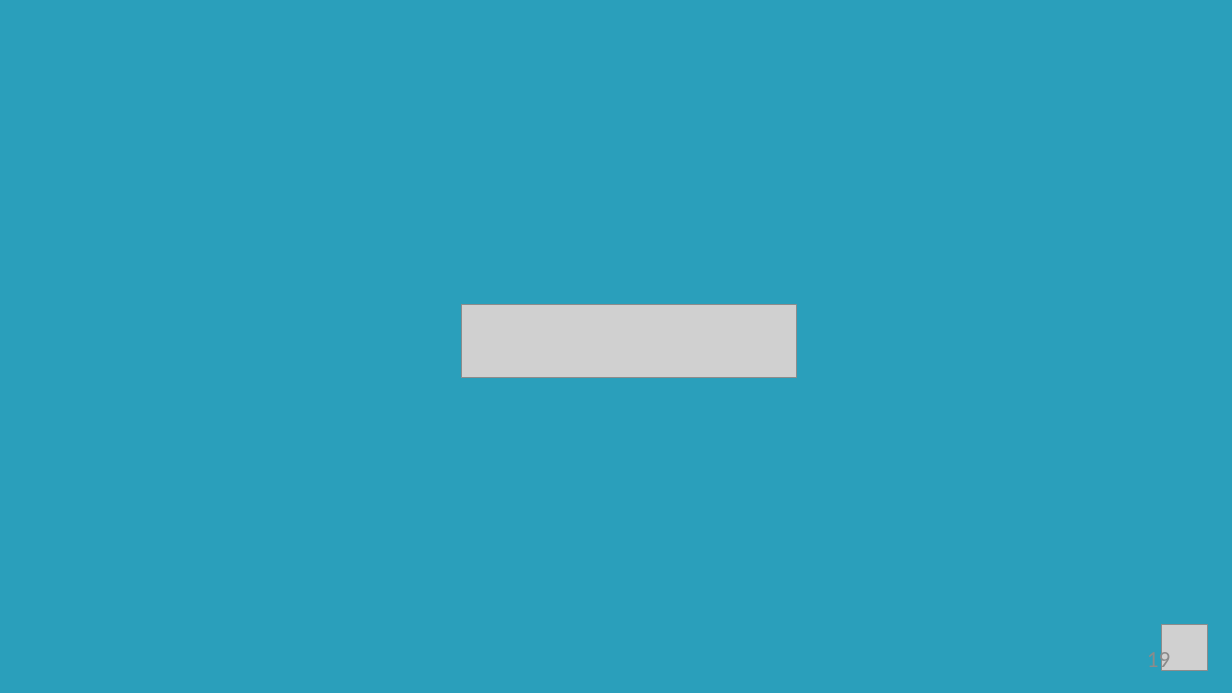
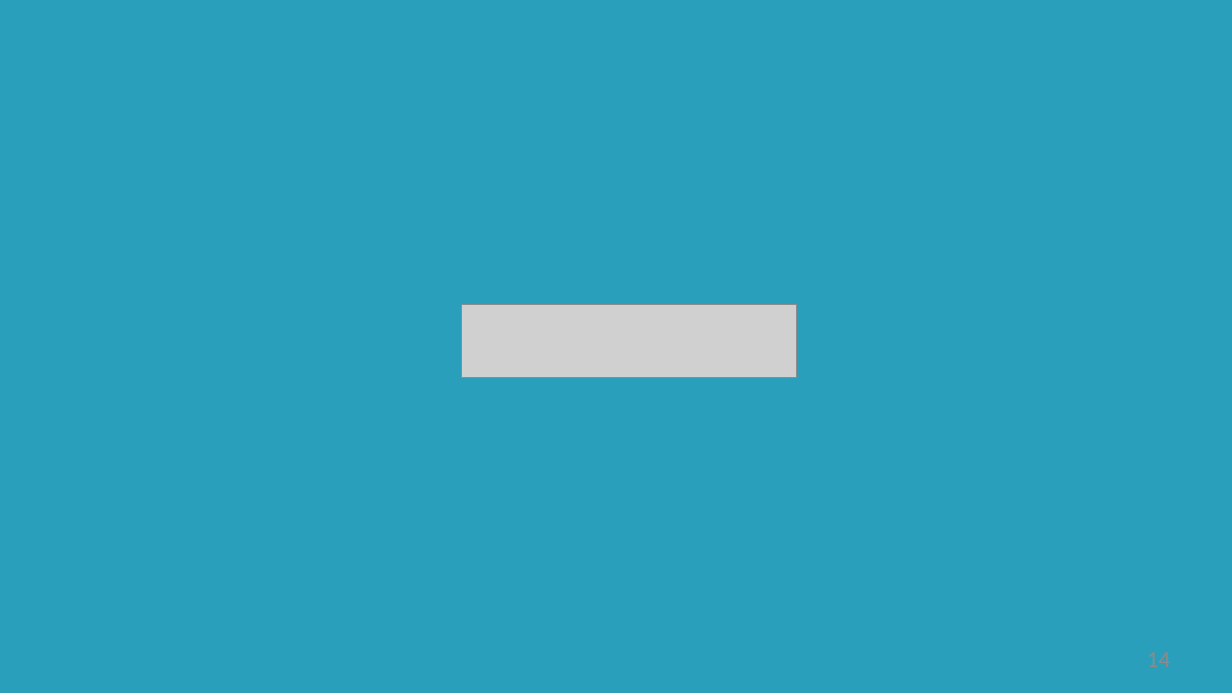
Before and after one commit to StevenJoseph19/BAE-Design-Patterns, a slide deck: slide 14 of Day 2/Design Patterns in Java/Slides/7. Where to Go from Here/where-to-go-from-here-slides.pptx (slide 19 before the commit). Drawn at 1232x693 pixels with LibreOffice and Linux fonts; fonts in the diff are those of the drawing; grey boxes stand for pictures. Boxes give left, top, right and bottom in pixels: in the first picture for what was removed or moved away, otherwise in the second. Text is boxed around its words. In the diff, an @@ line names an element or a change of style, - is before the commit and + after.

Commit message:
added Day 2 slides

```diff
--- a/Day 2/Design Patterns in Java/Slides/7. Where to Go from Here/where-to-go-from-here-slides.pptx
+++ b/Day 2/Design Patterns in Java/Slides/7. Where to Go from Here/where-to-go-from-here-slides.pptx
@@ picture removed at (1162, 625, 1207, 670) @@
@@ page number removed at (1147, 648, 1170, 671) @@
-19
```
Also in this commit, not shown: 1 other slide changed, 5 slides removed.
